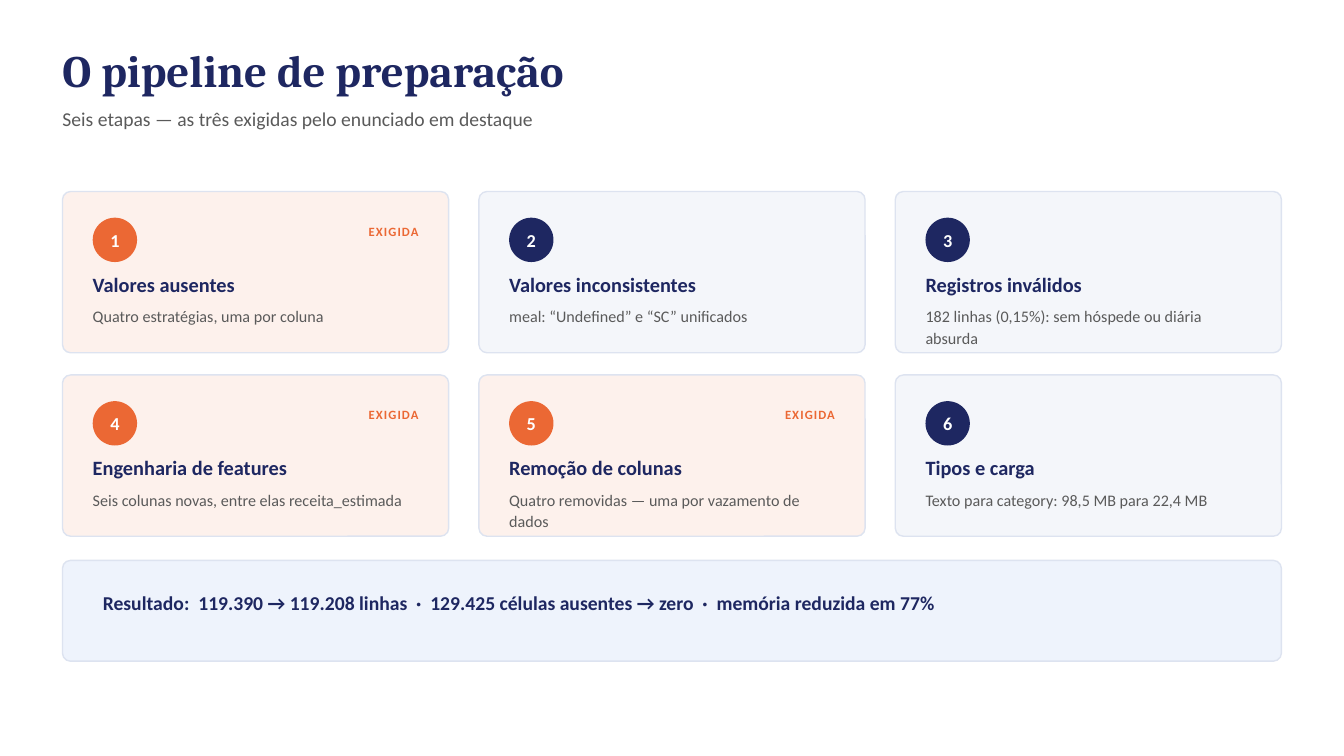
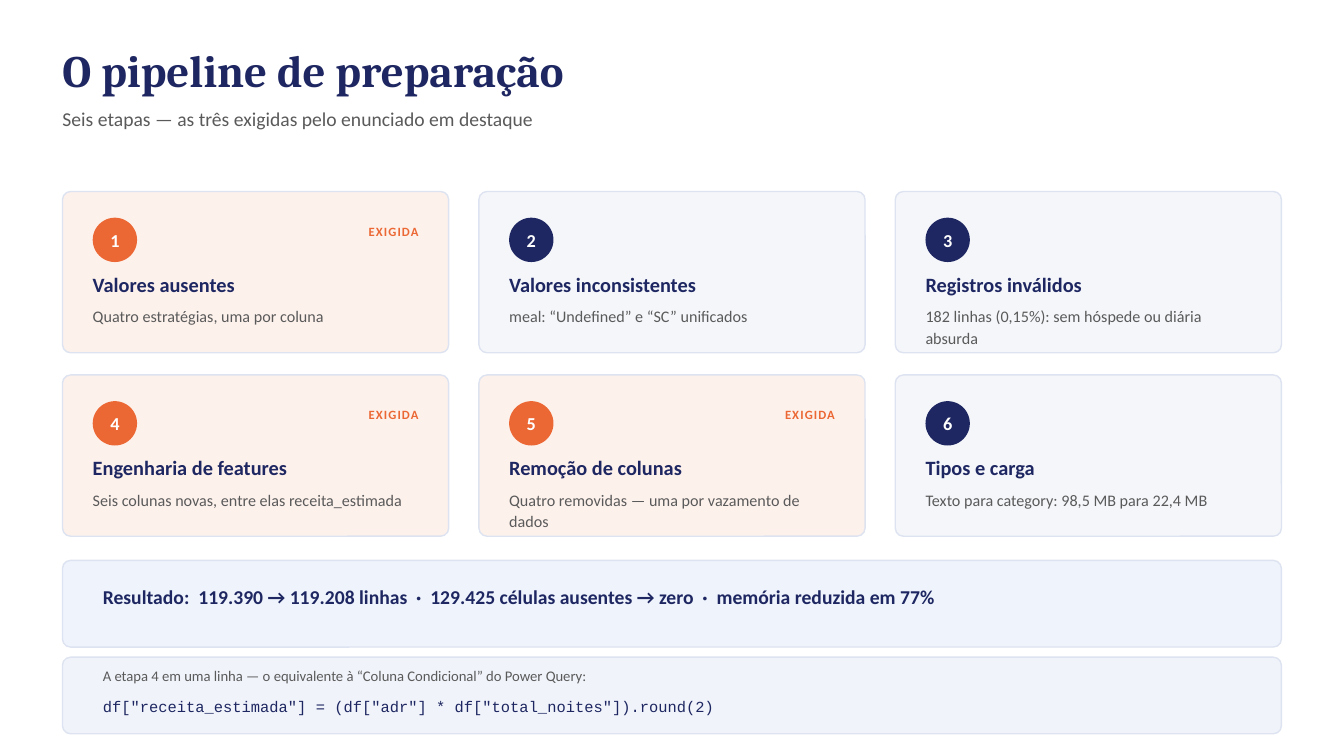
Before and after one commit to mendoncaluucas/DataScience, a slide deck: slide 16 of docs/slides.pptx (slide 15 before the commit). Drawn at 1344x756 pixels with LibreOffice and Linux fonts; fonts in the diff are those of the drawing. Boxes give left, top, right and bottom in pixels: in the first picture for what was removed or moved away, otherwise in the second. Text is boxed around its words. In the diff, an @@ line names an element or a change of style, - is before the commit and + after.

```diff
--- a/docs/slides.pptx
+++ b/docs/slides.pptx
@@ rounded rectangle: place and size @@
-rounded rectangle at box(63, 561, 1281, 661)
+rounded rectangle at box(63, 561, 1281, 647)
@@ rounded rectangle at box(63, 561, 1281, 647): proportions changed @@
@@ text "Resultado: 119.390 → 119.208 linhas ...": place and size @@
-text "Resultado: 119.390 → 119.208 linhas ..." at box(103, 596, 934, 610)
+text "Resultado: 119.390 → 119.208 linhas ..." at box(103, 590, 934, 604)
@@ rounded rectangle added at box(63, 657, 1281, 734), fill #F0F3FA, outline #DDE3F0 1 pt @@
@@ text added at box(103, 670, 586, 684), 10.5 pt, text #5A5A5A @@
+A etapa 4 em uma linha — o equivalente à “Coluna Condicional” do Power Query:
@@ text added at box(103, 701, 714, 715), 11 pt, text #1E2761 @@
+df["receita_estimada"] = (df["adr"] * df["total_noites"]).round(2)
```
Also in this commit, not shown: 3 other slides changed, 2 slides added, 2 other files.
